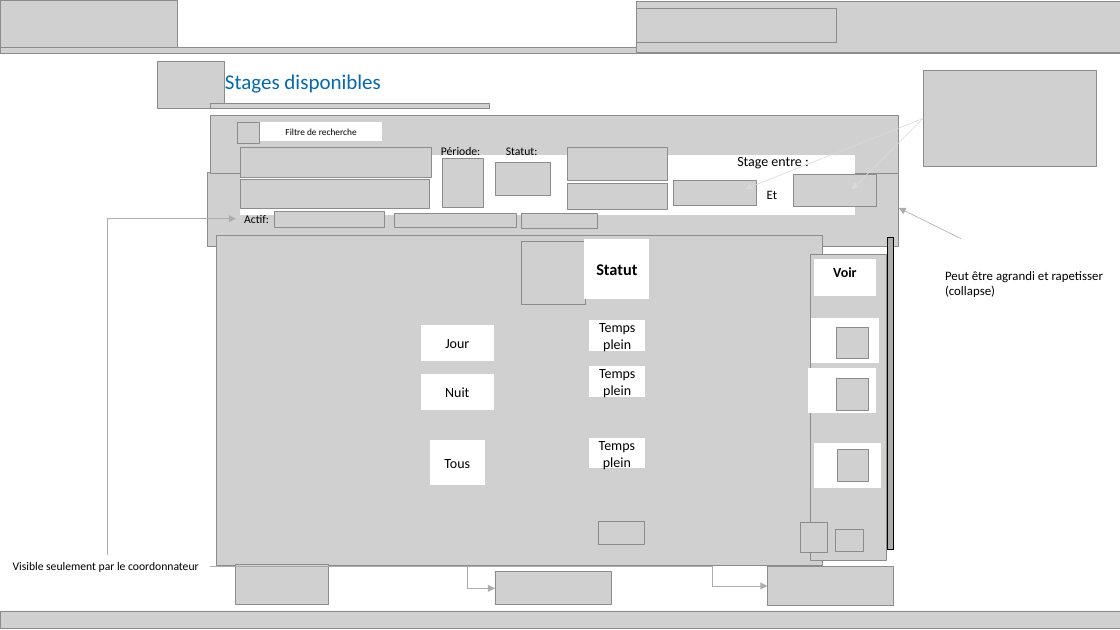
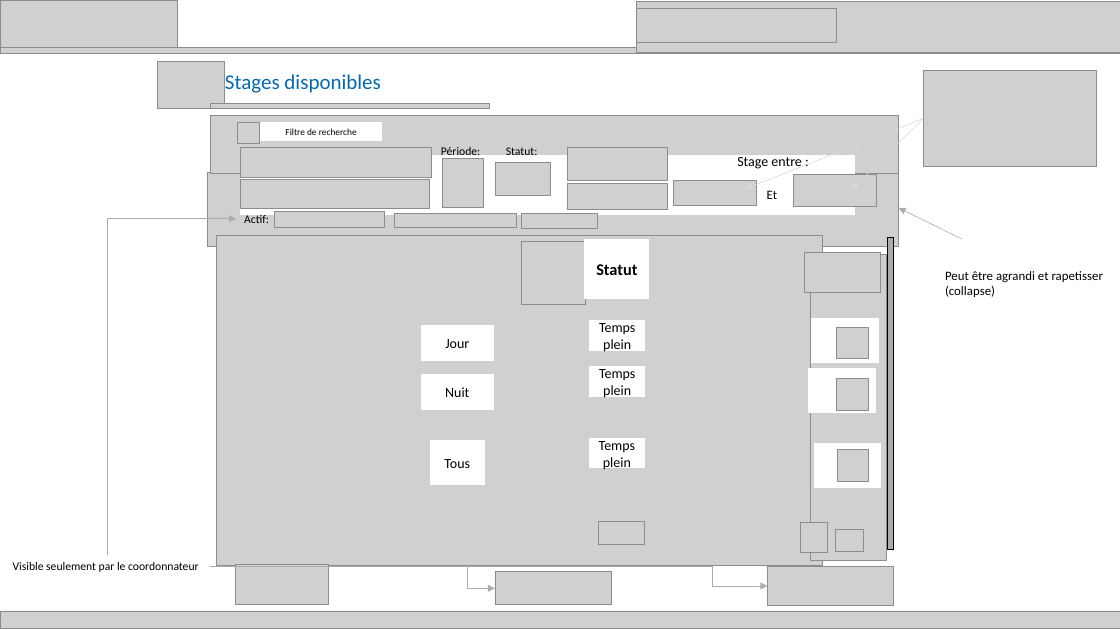
Before and after one commit to zacouse/GestionStages, a slide deck: slide 5 of Documentation/SchémaModificationMilieudeStage.pptx. Drawn at 1120x630 pixels with LibreOffice and Linux fonts; fonts in the diff are those of the drawing; grey boxes stand for pictures. Boxes give left, top, right and bottom in pixels: in the first picture for what was removed or moved away, otherwise in the second. Text is boxed around its words. In the diff, an @@ line names an element or a change of style, - is before the commit and + after.

```diff
--- a/Documentation/SchémaModificationMilieudeStage.pptx
+++ b/Documentation/SchémaModificationMilieudeStage.pptx
@@ picture added at (x1=804, y1=253, x2=881, y2=292) @@
@@ rectangle removed at (x1=814, y1=260, x2=875, y2=295) @@
-Voir
```
Also in this commit, not shown: 7 other slides changed, 4 other files.
